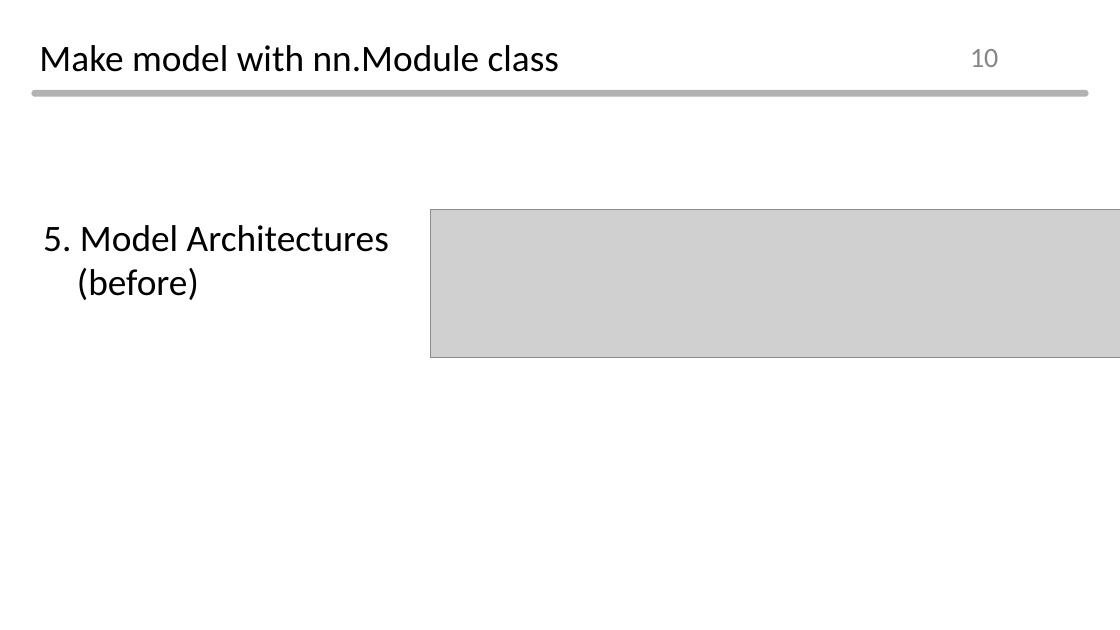
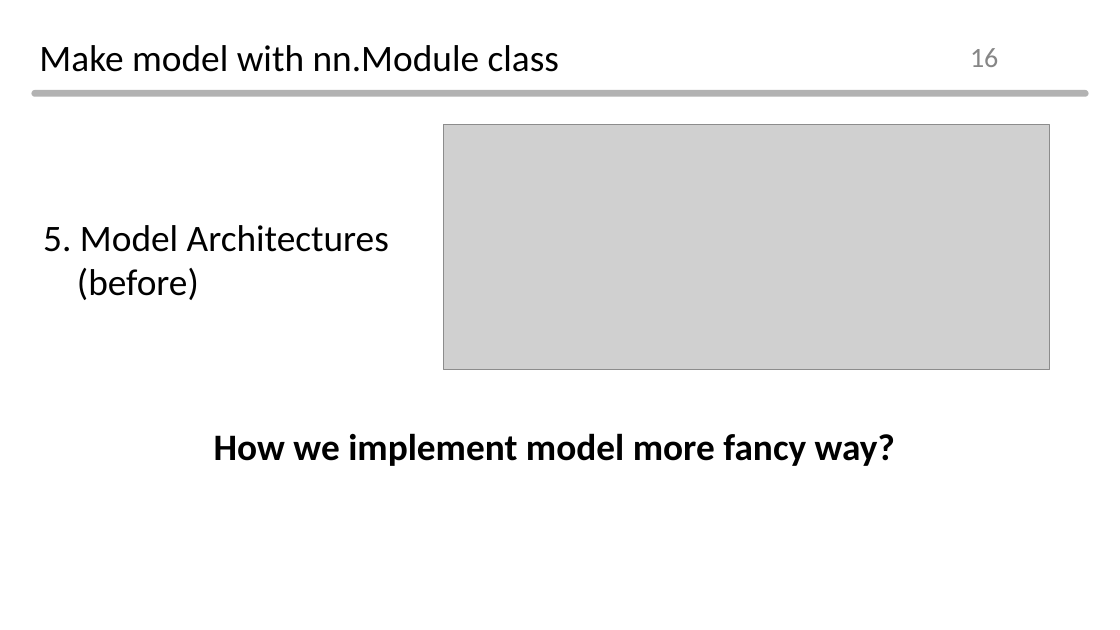
Before and after one commit to Normalist-K/aibd-2021-2, a slide deck: slide 16 of ppt/day3.pptx (slide 10 before the commit). Drawn at 1120x630 pixels with LibreOffice and Linux fonts; fonts in the diff are those of the drawing; grey boxes stand for pictures; background and template pictures are left out. Boxes give left, top, right and bottom in pixels: in the first picture for what was removed or moved away, otherwise in the second. Text is boxed around its words. In the diff, an @@ line names an element or a change of style, - is before the commit and + after.

```diff
--- a/ppt/day3.pptx
+++ b/ppt/day3.pptx
@@ page number at (x1=970, y1=48, x2=998, y2=67): text changed @@
-10
+16
@@ picture resized from (x1=430, y1=210, x2=1120, y2=358) to (x1=444, y1=124, x2=1050, y2=370) @@
@@ text added at (x1=214, y1=433, x2=895, y2=466), 32 pt, text #000000, bold @@
+How we implement model more fancy way?
```
Also in this commit, not shown: 22 other slides changed, 15 slides added, 3 slides removed, 11 other files.
